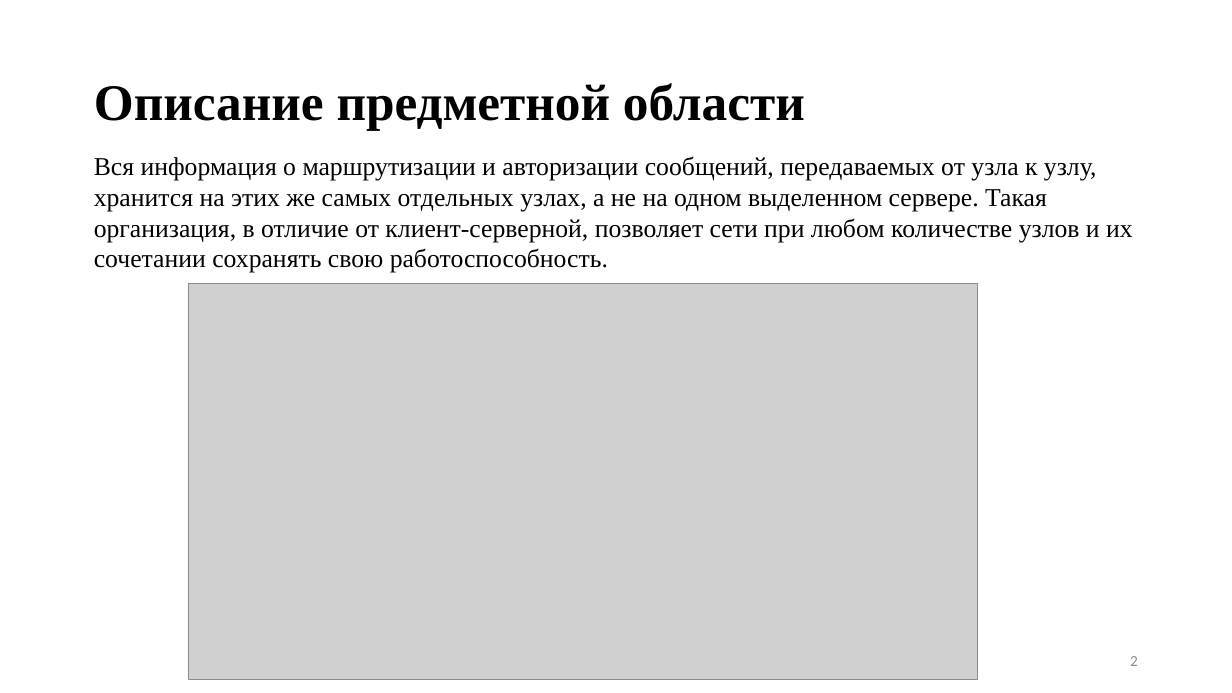
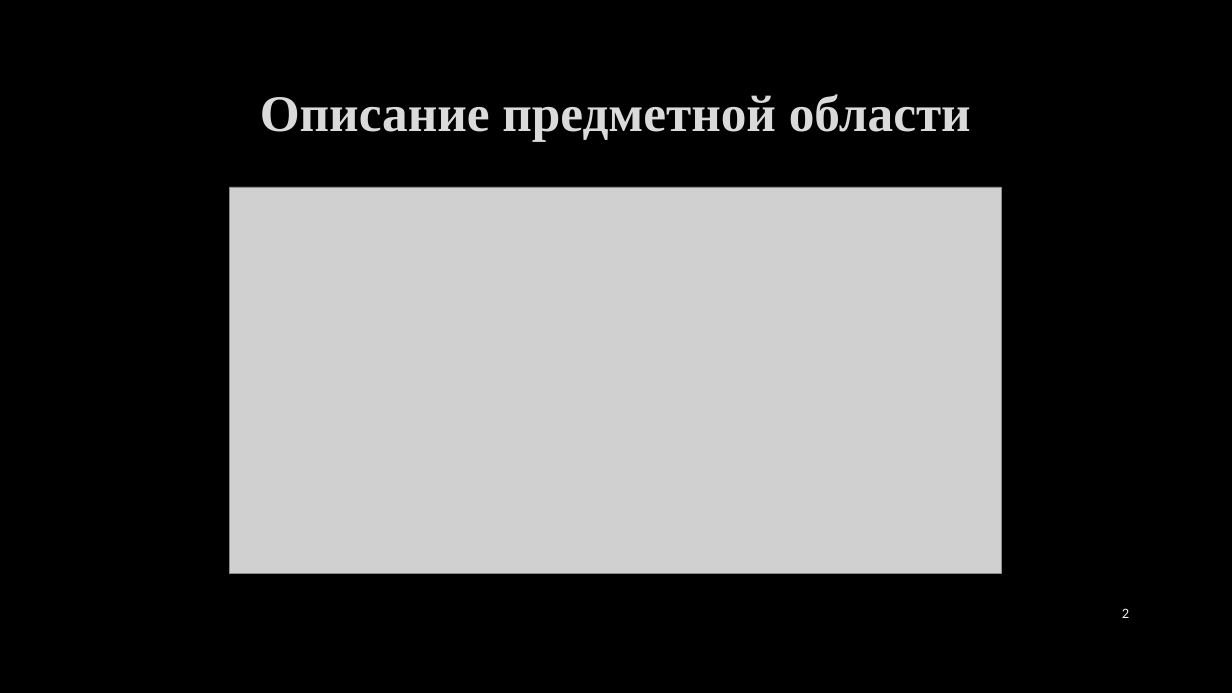
Before and after one commit to Pablo3sc0bar/KB_BMSTU, a slide deck: slide 2 of Презентация.pptx. Drawn at 1232x693 pixels with LibreOffice and Linux fonts; fonts in the diff are those of the drawing; grey boxes stand for pictures; background and template pictures are left out. Boxes give left, top, right and bottom in pixels: in the first picture for what was removed or moved away, otherwise in the second. Text is boxed around its words. In the diff, an @@ line names an element or a change of style, - is before the commit and + after.

```diff
--- a/Презентация.pptx
+++ b/Презентация.pptx
@@ background #FFFFFF to picture (left out) @@
@@ title "Описание предметной области" moved from (x1=94, y1=83, x2=805, y2=131) to (x1=260, y1=94, x2=971, y2=141) @@
@@ title "Описание предметной области" at (x1=260, y1=94, x2=971, y2=141): text colour #000000 to #DADADA, letter outline none to #404040 0.75 pt; alignment left to centre; line spacing 0.9 to 1 @@
@@ text removed at (x1=94, y1=157, x2=1133, y2=273) @@
-Вся информация о маршрутизации и авторизации сообщений, передаваемых от узла к узлу, хранится на этих же самых отдельных узлах, а не на одном выделенном сервере. Такая организация, в отличие от клиент-серверной, позволяет сети при любом количестве узлов и их сочетании сохранять свою работоспособность.
@@ picture resized from (x1=188, y1=284, x2=978, y2=679) to (x1=230, y1=187, x2=1002, y2=573) @@
@@ page number moved from (x1=1130, y1=656, x2=1138, y2=666) to (x1=1122, y1=608, x2=1129, y2=618) @@
@@ page number at (x1=1122, y1=608, x2=1129, y2=618): size 12 to 10 pt, font Calibri to Lato, text colour #8C8C8C to #F2F2F2 @@
```
Also in this commit, not shown: 9 other slides changed, 1 slide added, 3 slides removed, 2 other files.
